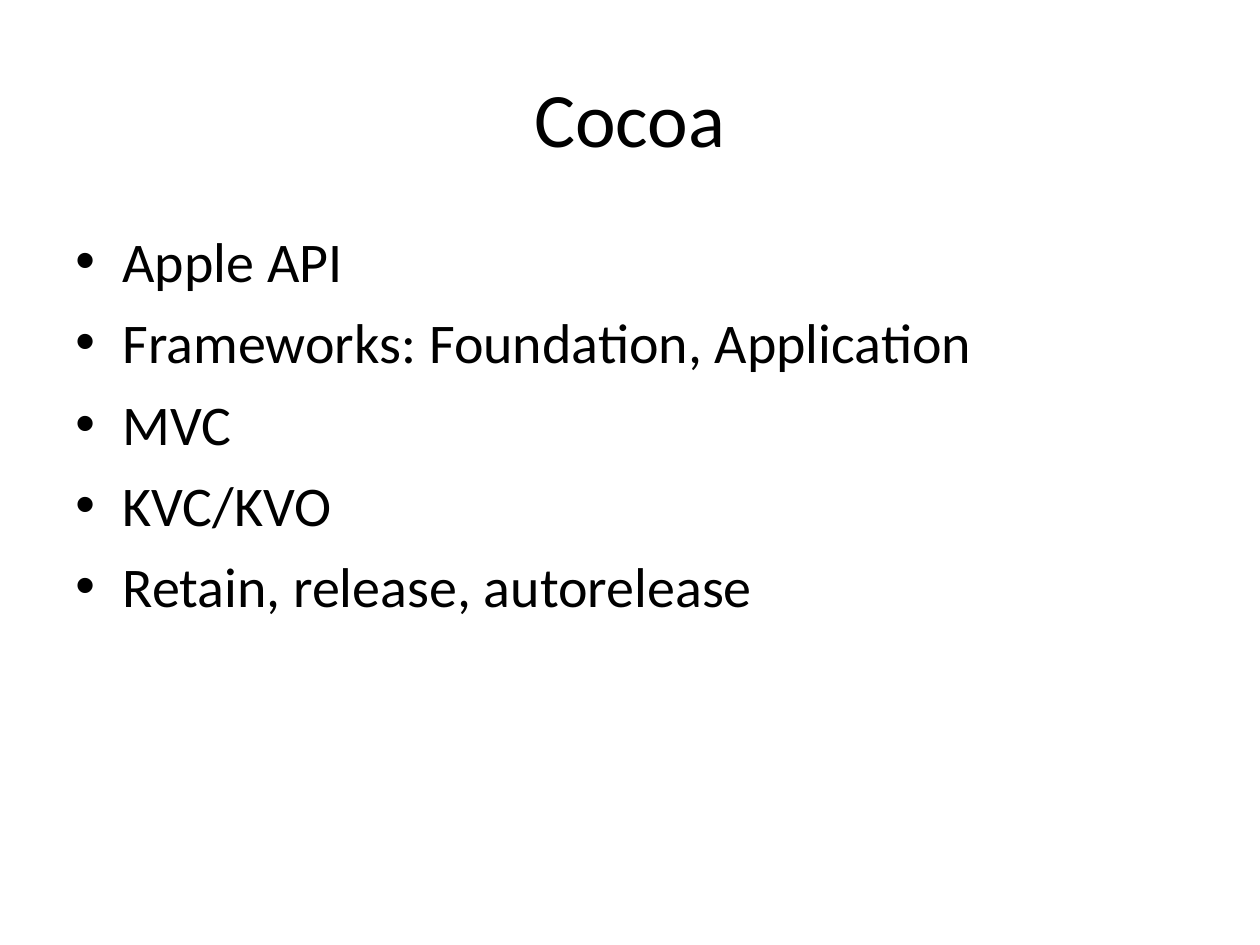
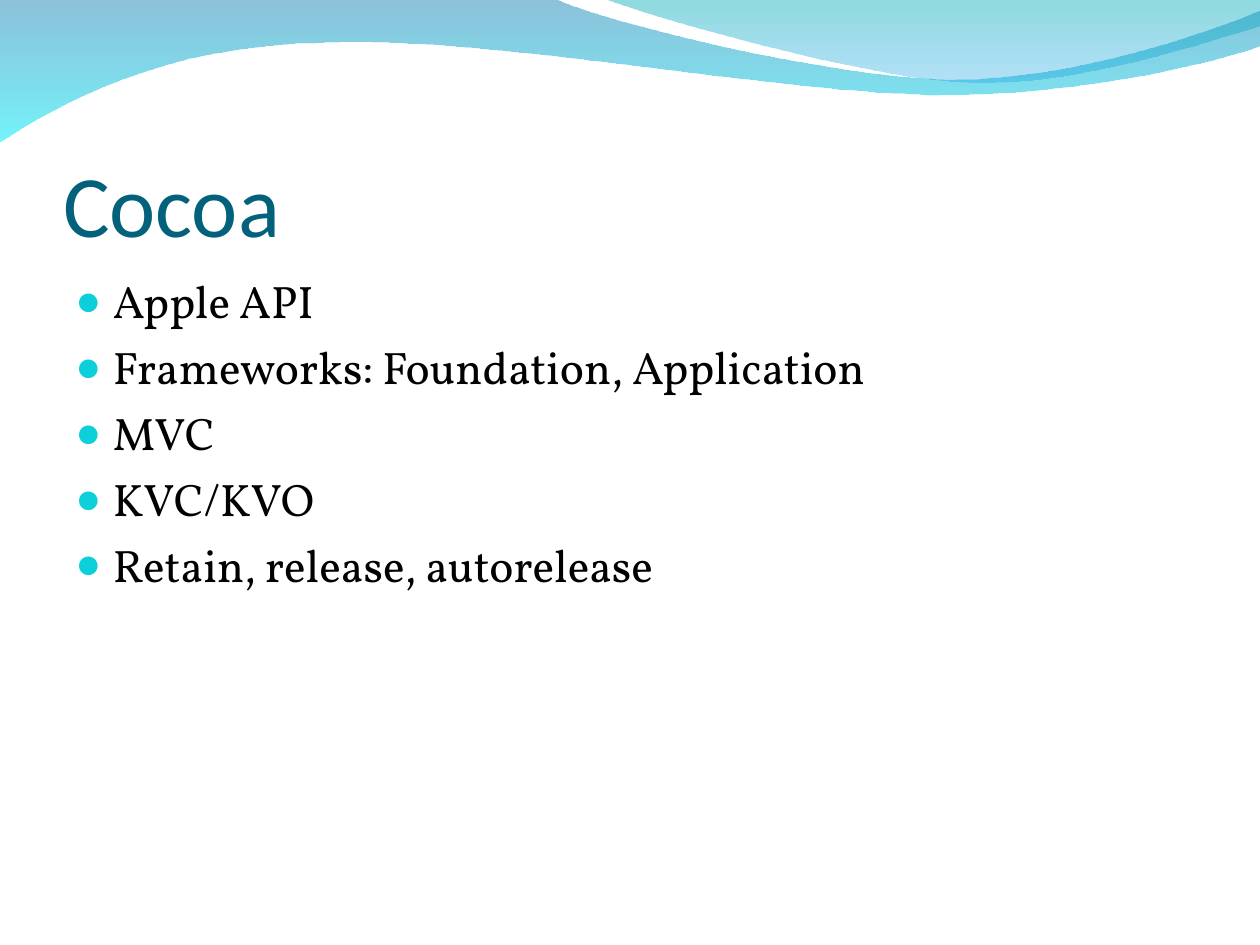
Before and after one commit to allynbauer/Tech-Talk-Cedar-Valley, a slide deck: slide 9 of talks/27Sep2010 - A look at the iPhone/slides/iphone.ppt (slide 8 before the commit). Drawn at 1260x945 pixels with LibreOffice and Linux fonts; fonts in the diff are those of the drawing; background and template pictures are left out. Boxes give left, top, right and bottom in pixels: in the first picture for what was removed or moved away, otherwise in the second. Text is boxed around its words. In the diff, an @@ line names an element or a change of style, - is before the commit and + after.

```diff
--- a/talks/27Sep2010 - A look at the iPhone/slides/iphone.ppt
+++ b/talks/27Sep2010 - A look at the iPhone/slides/iphone.ppt
@@ freeform shape added at (0,0,1260,142), fill gradient #0079AF to #00EBF8 @@
@@ freeform shape added at (604,0,1260,87), fill gradient #00ADB6 to #009BE5 @@
@@ title "Cocoa": place and size @@
-title "Cocoa" at (534,97,725,148)
+title "Cocoa" at (63,180,280,238)
@@ title "Cocoa" at (63,180,280,238): size 44 to 50 pt, text colour #000000 to #04617B; alignment centre to left; vertical alignment middle to bottom @@
@@ text "Apple API": place and size @@
-text "Apple API" at (123,243,972,614)
+text "Apple API" at (113,285,865,591)
@@ text "Apple API" at (113,285,865,591): size 32 to 26 pt, font Calibri to Vollkorn; bullet • to ●; less space between paragraphs; bullet colour #000000 to #0BD0D9 @@
```
Also in this commit, not shown: 8 other slides changed, 1 slide added.
